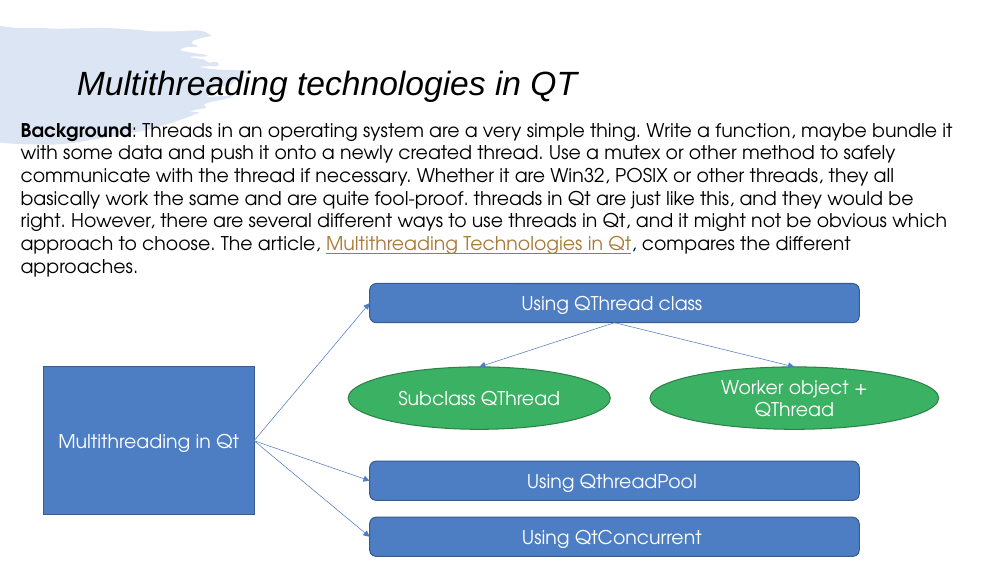
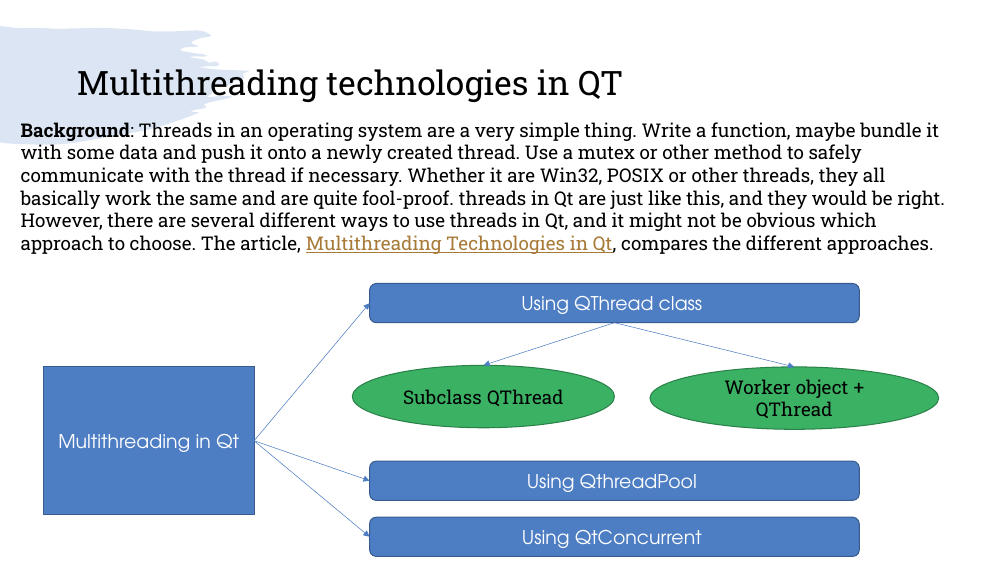
Before and after one commit to girishlande/QtProjects, a slide deck: slide 2 of MultithreadingInQT.pptx. Drawn at 1008x567 pixels with LibreOffice and Linux fonts; fonts in the diff are those of the drawing. Boxes give left, top, right and bottom in pixels: in the first picture for what was removed or moved away, otherwise in the second. Text is boxed around its words. In the diff, an @@ line names an element or a change of style, - is before the commit and + after.

```diff
--- a/MultithreadingInQT.pptx
+++ b/MultithreadingInQT.pptx
@@ title "Multithreading technologies in QT" at bbox=[77, 69, 623, 102]: font Arial to Roboto Slab, italic off @@
@@ text "Background: Threads in an operating ..." at bbox=[21, 122, 945, 254]: font TeX Gyre Adventor to Roboto Slab @@
@@ arrow moved from (615, 323) - (479, 367) to (615, 323) - (483, 365) @@
@@ ellipse "Subclass QThread" at bbox=[352, 365, 615, 428]: font TeX Gyre Adventor to Roboto Slab, text colour #FFFFFF to #000000 @@
@@ ellipse "Subclass QThread": place and size @@
-ellipse "Subclass QThread" at bbox=[349, 367, 611, 430]
+ellipse "Subclass QThread" at bbox=[352, 365, 615, 428]
@@ ellipse "Worker object + QThread" at bbox=[650, 367, 939, 430]: font TeX Gyre Adventor to Roboto Slab, text colour #FFFFFF to #000000 @@
```
Also in this commit, not shown: 9 other slides changed, 2 slides added, 1 slide removed, 1 other file.
